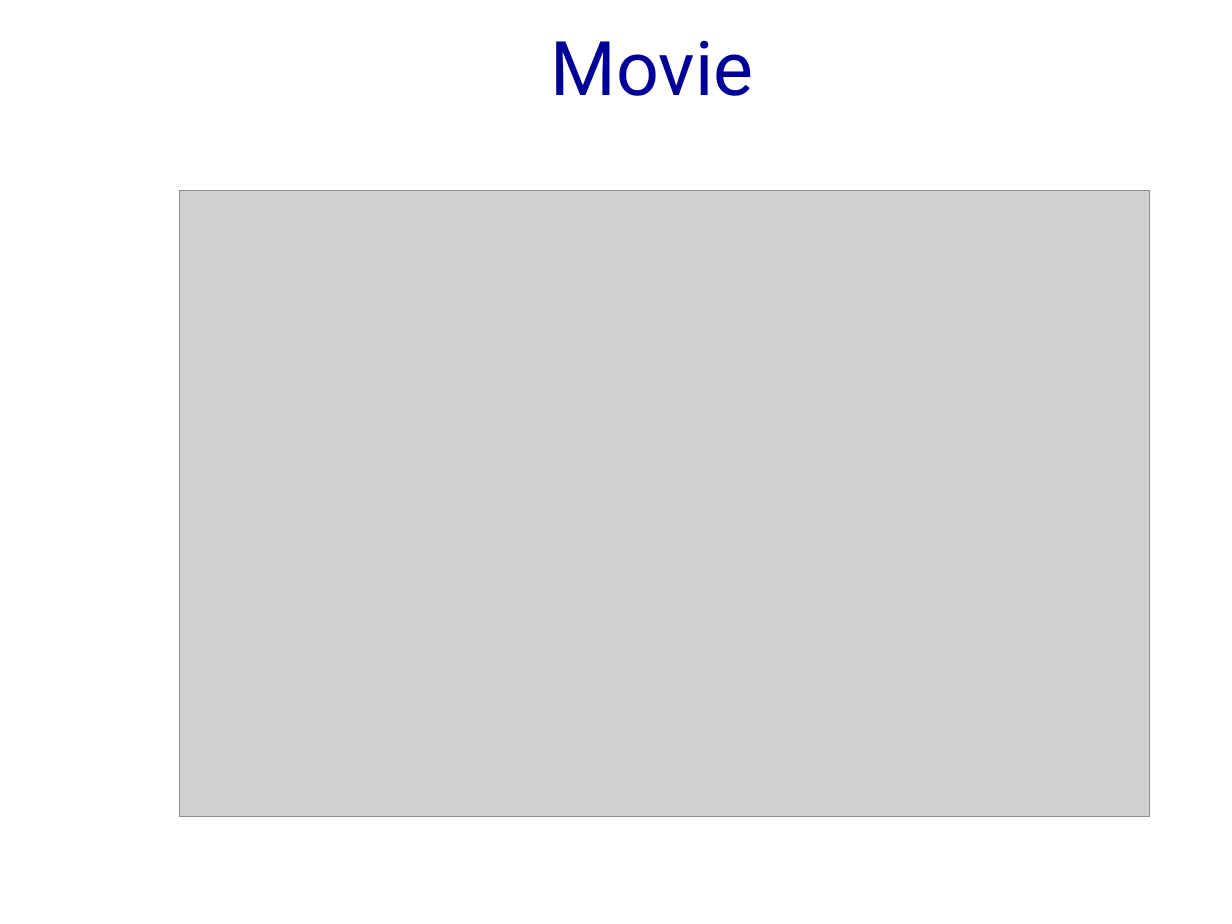
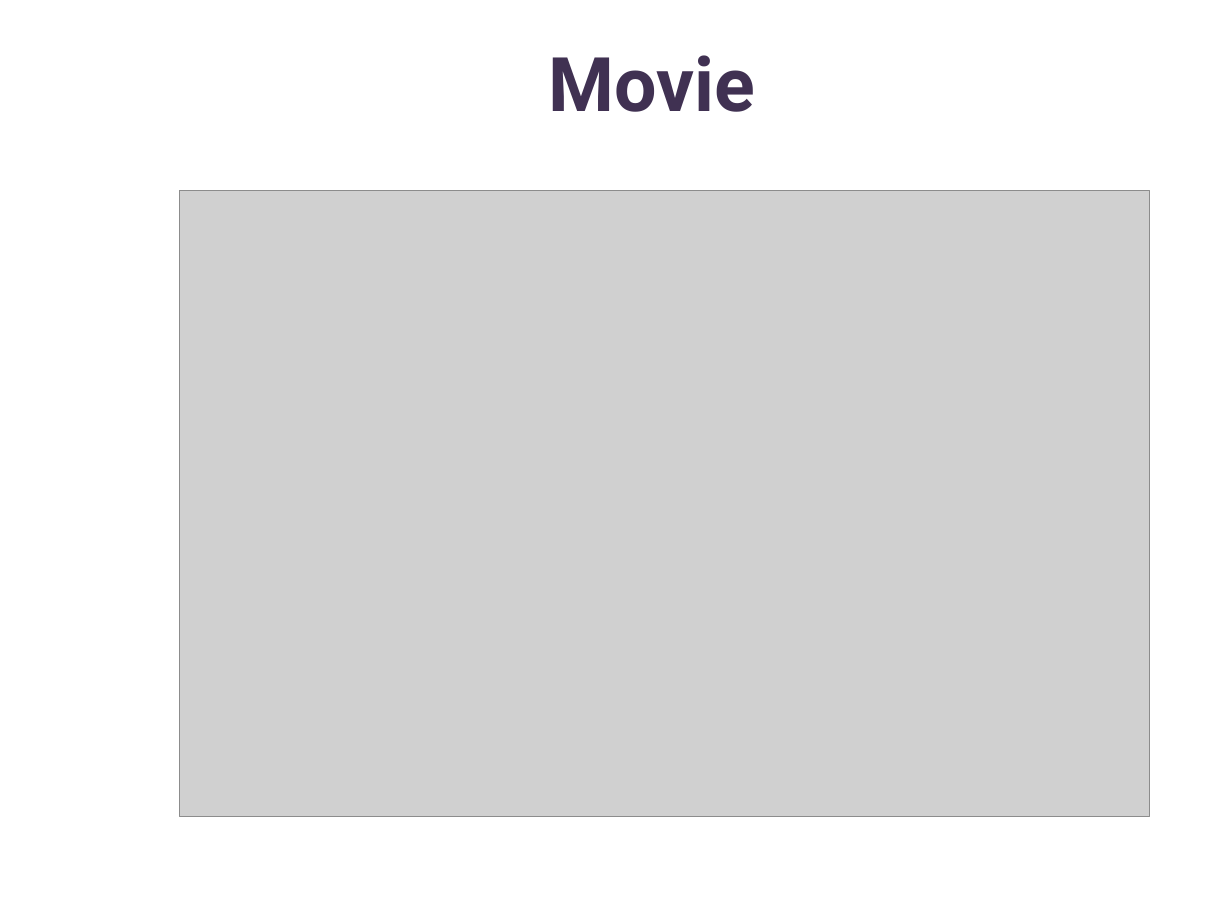
Before and after one commit to lizetheP/Analitica, a slide deck: slide 9 of CalendarioAgo2023/presentaciones/14_POO.pptx (slide 10 before the commit). Drawn at 1232x924 pixels with LibreOffice and Linux fonts; fonts in the diff are those of the drawing; grey boxes stand for pictures. Boxes give left, top, right and bottom in pixels: in the first picture for what was removed or moved away, otherwise in the second. Text is boxed around its words. In the diff, an @@ line names an element or a change of style, - is before the commit and + after.

```diff
--- a/CalendarioAgo2023/presentaciones/14_POO.pptx
+++ b/CalendarioAgo2023/presentaciones/14_POO.pptx
@@ title "Movie": place and size @@
-title "Movie" at bbox=[551, 40, 754, 96]
+title "Movie" at bbox=[549, 55, 756, 112]
@@ title "Movie" at bbox=[549, 55, 756, 112]: text colour #000099 to #403152, bold on @@
```
Also in this commit, not shown: 8 other slides changed, 1 slide added, 1 slide removed.
